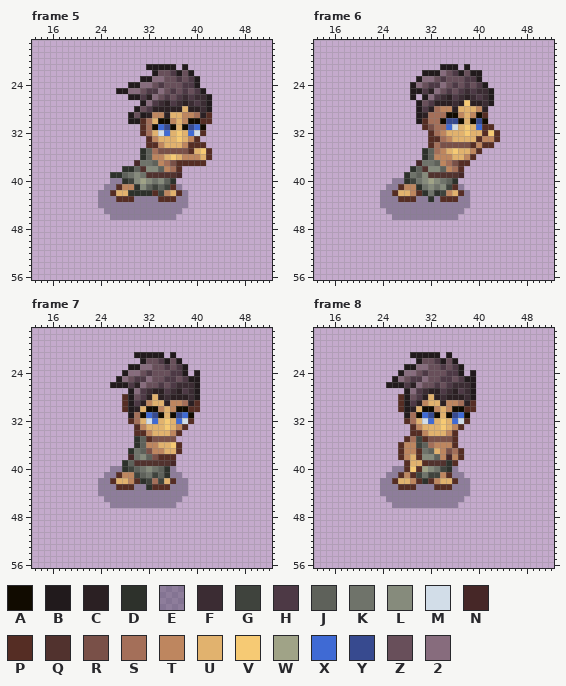
Pixel-art file, stored at Assets/Imported/Swordsmen/asperite_no_sword/Swordsman_lvl1_Attack/Swordsman_lvl1_attack_front.aseprite. That is the earlier state.
64x64 pixels, 8 frames. Colours within 5 levels of each other are drawn and written as one. Shown: frame 5: x 13..52, y 17..56; frame 6: x 13..52, y 17..56; frame 7: x 13..52, y 17..56; frame 8: x 13..52, y 17..56. The commit also changed other frames, which this record leaves out.
Visible layers, top first: "hair", "head", "cloth", "body", "shadow" opacity 35%.
Palette (. is transparent): A #110b00  B #211a1c  C #2b2023  D #2d312b  E #28293f59  F #3b2c33  G #3f433d  H #4d3945  J #5e615a  K #6f736a  L #868b7c  M #d2dde8  N #462727  P #552d24  Q #51322e  R #795048  S #a46f59  T #be865f  U #e1b26e  V #f6ca74  W #a0a387  X #3f6ad4  Y #374a8f  Z #684f5a  2 #876c7d
Pixels before, frame 5, first column x 24:
21 ........BBBBB.B....
22 .........BZZHBZB...
23 .......BB22ZZHZHB..
24 .....BB22ZHZZZHHB..
25 ...BB22ZHH2ZHZHZHB.
26 .....BBHC2ZHZHFHFFB
27 .......B2HFCHFCFHFB
28 ......BZHCCCCCUCCFB
29 .....BZBCTTCUUTTSCP
30 .....BBPSUAATUTAAPP
31 .......PSAXYAUAYXA.
32 .......PSUMXUVUXMP.
33 ........PTUUUVUTP..
34 ........PPTUUUTPPP.
35 .......DJSRRRRRPUVP
36 .......DJTTUVUTTTUP
37 ......NKKJTSRPPPPP.
38 ....DDJQLLJTSP.....
39 ..DDJKLKQQQQQN.....
40 ..EEDGLWLKLJD......
41 .EEPTTDLJGJGPE.....
42 EEPUUDDDDPGTUPE....
43 EEEPPPEEEEPPPEE....
44 EEEEEEEEEEEEEEE....
45 .EEEEEEEEEEEEE.....
46 ..EEEEEEEEEEE......
Pixels before, frame 6, first column x 24:
21 ..........BBB.B.....
22 .......BBB2ZHBZBB...
23 ......B22ZHZZZHHB...
24 .....B2ZHH2ZHZHZHB..
25 .....BBHC2ZHZHFHFFB.
26 .....B.B2HFCHFCFHFB.
27 ......BZHCCCFCVCCFB.
28 ......BHCSTTCUUUTC..
29 ......BCSSSAATUTAP..
30 ......BPSSAYYAUAYA..
31 .......PRSSXMUVUXPP.
32 ........PSTUUUVUUPVP
33 ........PPSTUUUUPTTP
34 ........PSRRRRRPTPP.
35 .......DJSTUVUUTP...
36 .......DJTTTUUTP....
37 ......NKKJTSRPP.....
38 .....DJQLLJTSP......
39 ....DKJLQQQQQN......
40 ..EEDGKLWLKJD.......
41 .EEPTTDKLKLGPE......
42 EEPUUTPDKDGTUPE.....
43 EEEPPPEEDEPPPEE.....
44 EEEEEEEEEEEEEEE.....
45 .EEEEEEEEEEEEE......
46 ..EEEEEEEEEEE.......
Pixels before, frame 7, first column x 24:
21 ......BBBBB.B....
22 .......BZZHBZB...
23 .....BB22ZZHZHB..
24 ....B22ZHZZZHHB.B
25 ...B2ZHH2ZZHHZHBB
26 ..BBBHC2ZZHZHFFFB
27 .....B2HFCCHFCHFB
28 ....PBZHCUCFCCCFB
29 ....PBHCTUUCTTSCP
30 ....PBCUAATUTAAPP
31 .....BSAXYAUAYXA.
32 .....PSUMXUVUXMP.
33 ......PTUUUVUTP..
34 ......PPTUUUTP...
35 ......DJPRRRR....
36 ......DJTTUUVP...
37 .....DKJRTTUUP...
38 .....NKLJRPPP....
39 ....DJQQQQQQN....
40 ..EEDGJKLKJDE....
41 .EEPTTGJKGJDEE...
42 EEPUUTPDGSGUPEE..
43 EEEPPPEEDPPPEEE..
44 EEEEEEEEEEEEEEE..
45 .EEEEEEEEEEEEE...
46 ..EEEEEEEEEEE....
Pixels before, frame 8, first column x 24:
21 .....BBBBB.B....
22 ......BZZHBZB...
23 ....BB22ZZHZHB..
24 ...B22ZHZZZHHB.B
25 ..B2ZHH2ZZHHZHBB
26 .BBBHC2ZZHZHFFFB
27 ....B2HFCCHFCHFB
28 ...PBZHCUCFCCCFB
29 ...PBHCTUUCTTSCP
30 ...PBCUAATUTAAPP
31 ....BSAXYAUAYXA.
32 ....PSUMXUVUXMP.
33 .....PTUUUVUTP..
34 .....PPTUUUTP...
35 ....PSGPRRRRP...
36 ...PTTGJSTTTP...
37 ...PTTPKJUTRSP..
38 ...PTUPLLJTNTP..
39 ....PUUPQQQDP...
40 ..EEPVPWLKGDE...
41 .EEPTPGKGGTPEE..
42 EEPUUTPDPTUUPEE.
43 EEEPPPEEEPPPEEE.
44 EEEEEEEEEEEEEEE.
45 .EEEEEEEEEEEEE..
46 ..EEEEEEEEEEE...
Now the later version:
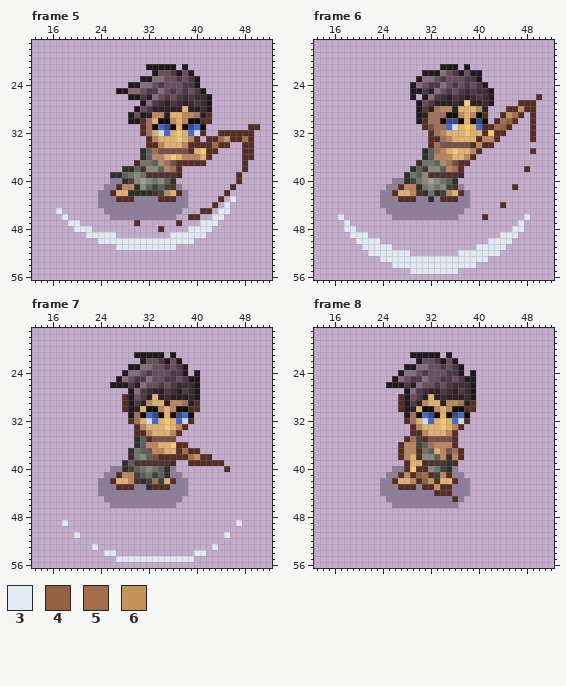
Colours new in this view: 3 #e1eaf2  4 #936141  5 #a26e49  6 #c29459
Change:
layer "sword" now shown
layer "swing" now shown
Changed rows in their new state; - is an unchanged pixel.
Frame 5, layers "swing", "sword":
first column x 17:
31 --------------------------------PP
32 ---------------------------PPPPPP-
33 -------------------------PP56PP5P-
34 -------------------------P5PP--PP-
35 --------------------------P----PP-
36 -------------------------------PP-
37 -------------------------------P--
38 -------------------------------P--
39 ------------------------------P---
40 ------------------------------P---
41 -----------------------------P----
42 ----------------------------P-----
43 ---------------------------P-3----
44 --------------------------P-3-----
45 3-----------------------PP-33-----
46 -3--------------------PP--33------
47 --33---------P------P---333-------
48 ---333-----------P----3333--------
49 -----33333---------333333---------
50 -------3333333333333333-----------
51 ----------3333333333--------------
Frame 6, layers "swing", "sword":
first column x 17:
26 ---------------------------------P
27 ------------------------------PPP-
28 ----------------------------PP6PP-
29 ---------------------------P65P-P-
30 --------------------------P54P--P-
31 --------------------------54P---P-
32 ---------------------------P----P-
33 --------------------------------P-
35 --------------------------------P-
38 -------------------------------P--
41 -----------------------------P----
44 ---------------------------P------
46 3-----------------------P------3--
47 -3----------------------------3---
48 -33--------------------------33---
49 --333----------------------333----
50 ---3333------------------3333-----
51 ----33333--------------33333------
52 -----3333333--------3333333-------
53 -------333333333333333333---------
54 ---------33333333333333-----------
55 ------------33333333--------------
Frame 7, layers "swing", "sword":
first column x 37:
36 -P-------
37 -5PP-----
38 PP56PP---
39 --PPPPPP-
40 --------P
first column x 18:
49 3----------------------------3
51 --3------------------------3--
53 -----3-------------------3----
54 -------33-------------33------
55 ---------3333333333333--------
Frame 8, layer "sword":
first column x 30:
40 -P-----
41 45P----
42 -46P---
43 -PP6---
44 ---PPP-
45 ------P
Pixel boxes of the changes (left, top, right, bottom) in both pictures:
added: (56, 124, 260, 250)
added: (338, 94, 542, 274)
added: (176, 442, 230, 472)
added: (62, 520, 242, 562)
changed: (416, 466, 458, 502)
